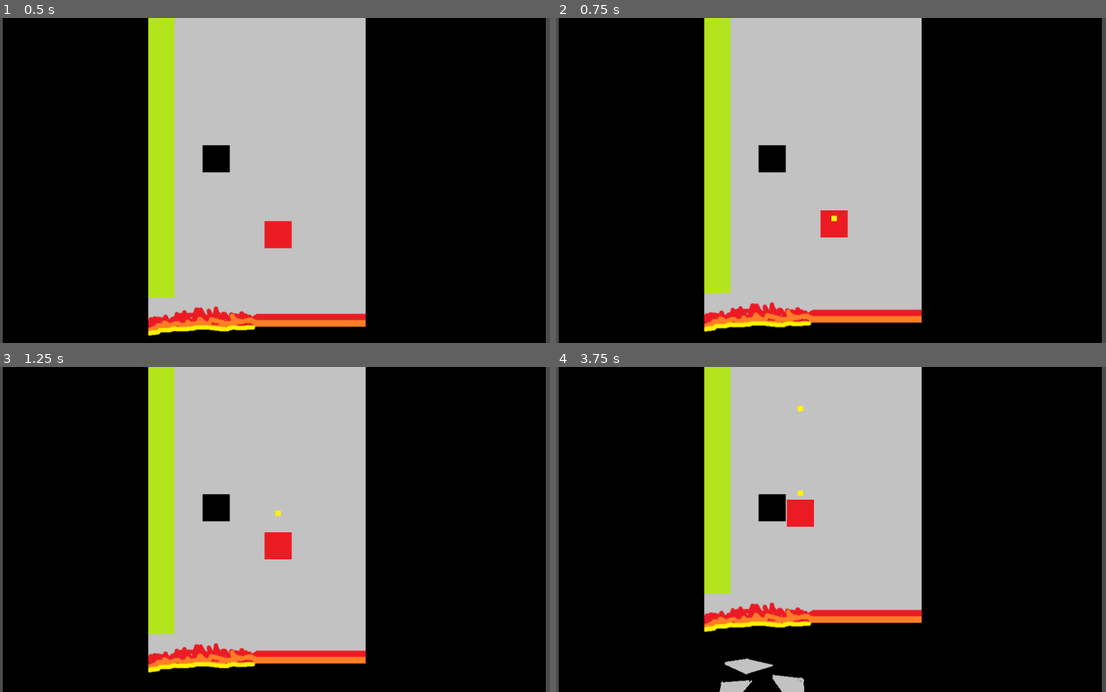
Above: before the commit, frames 1-4 (two rows, left to right).
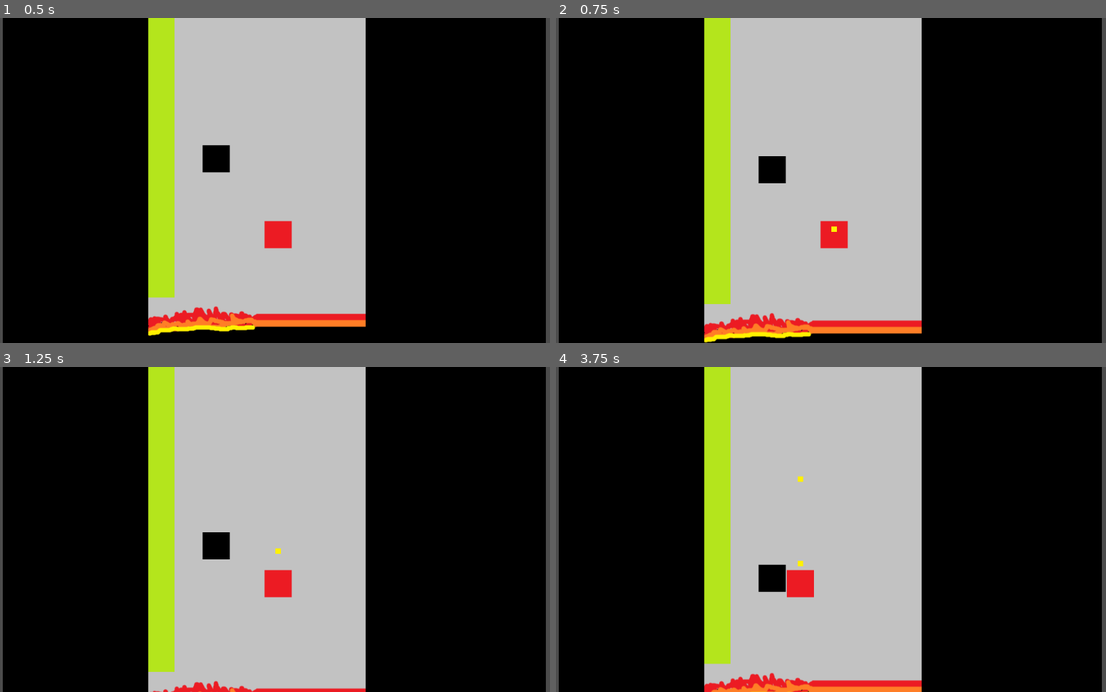
Above: after the commit, the same moments.

Repository: jschnei/ld42
Game: Godot game, scene res://Game.tscn
The game is run twice, just before and just after one commit, with the same random seed, the same clock (stepped at 60 frames per second) and the same inputs. The project has no main scene, so this scene is started directly.
Inputs (mouse positions are in pixels of both pictures, inside the frame that each line leads up to):
- Up to frame 1 (0.5 s): no input
- Up to frame 2 (0.75 s): move the mouse to (809, 245) at 0.52 s; hold Up (ui_up) from 0.53 s (still down); tap Space (shoot) at 0.6 s; click (809, 245) at 0.67 s
- Up to frame 3 (1.25 s): keep holding Up (ui_up)
- Up to frame 4 (3.75 s): move the mouse to (1001, 578) at 1.27 s; tap Space (shoot) every 0.75 s from 1.35 to 3.6 s; move the mouse to (666, 480) at 2.02 s; release Up (ui_up) at 2.03 s; hold Left (ui_left) 2.03-3.53 s; move the mouse to (864, 529) at 2.77 s; click (864, 529) at 2.92 s; move the mouse to (748, 448) at 3.52 s; hold Down (ui_down) from 3.53 s (still down)

Frame 1 is identical in both runs. In frame 2, 4.2% of the frame differs, in the area x 26-67%, y 39-100%; in frame 3, 7.1%; in frame 4, 12%, in the area x 26-67%, y 11-100%.

Commit message:
camera tweak

Diff:
--- a/Player.tscn
+++ b/Player.tscn
@@ -42,7 +42,7 @@
 limit_bottom = 10000000
 limit_smoothed = false
 drag_margin_h_enabled = true
-drag_margin_v_enabled = true
+drag_margin_v_enabled = false
 smoothing_enabled = false
 smoothing_speed = 5.0
 offset_v = 0.0
